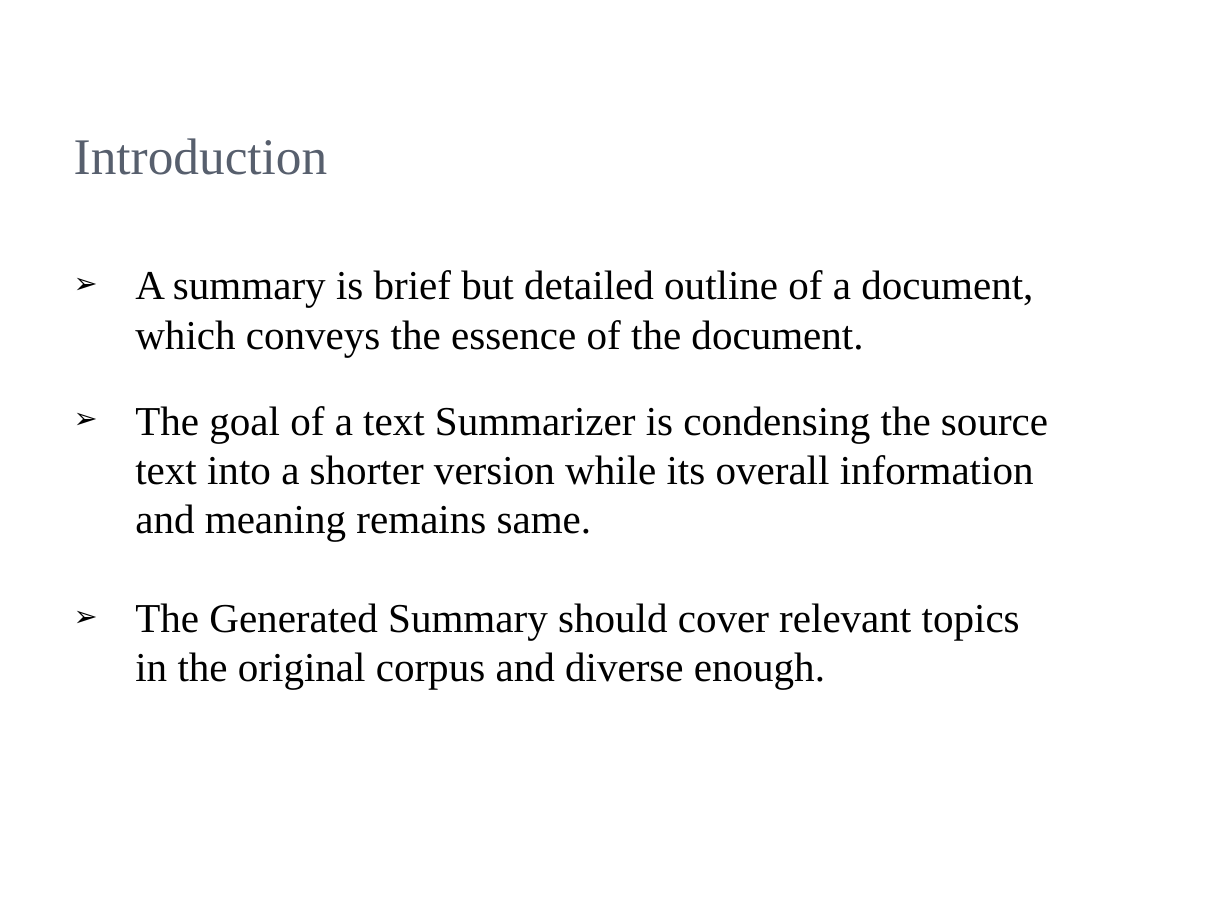
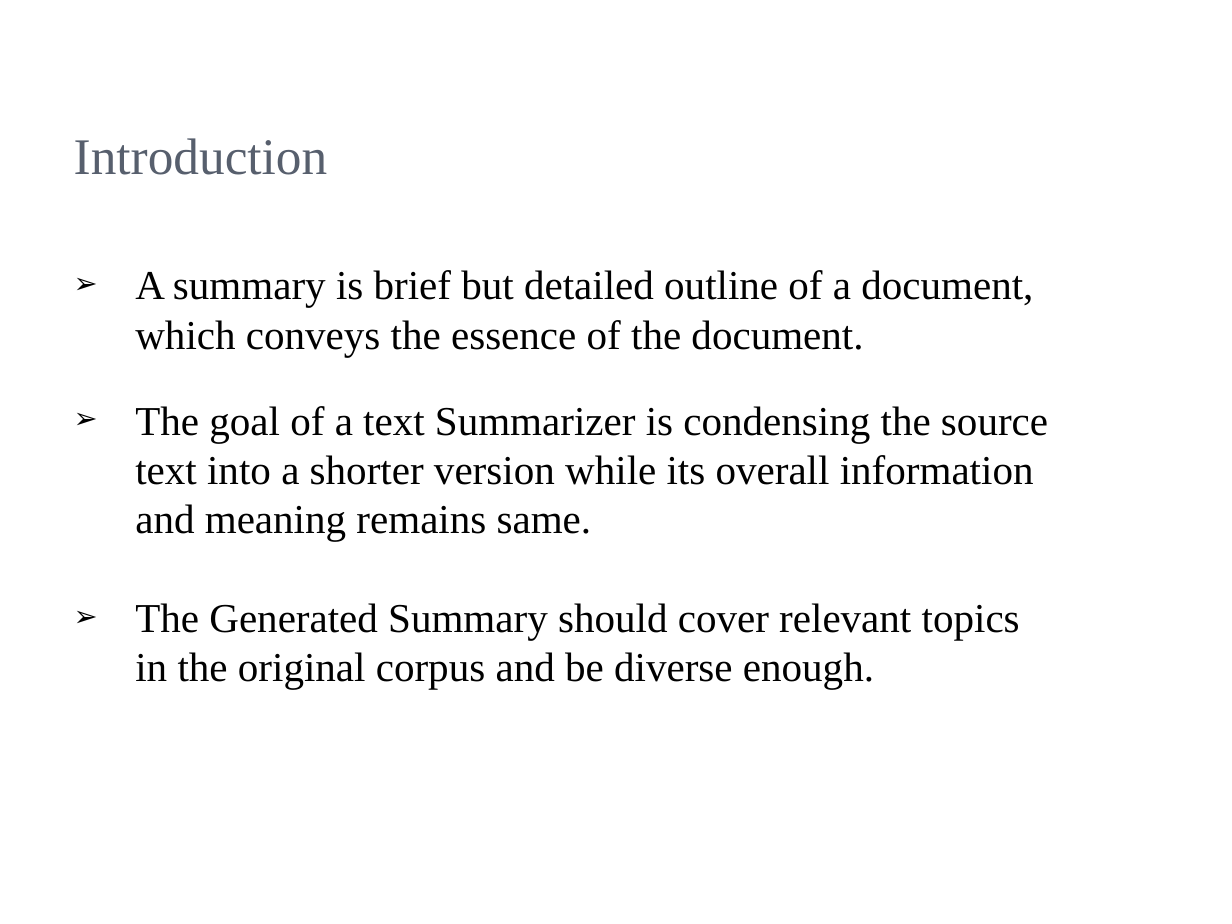
Before and after one commit to Dhruva24/IRE_Project, a slide deck: slide 2 of IRE_Final.pptx. Drawn at 1232x924 pixels with LibreOffice and Linux fonts; fonts in the diff are those of the drawing; background and template pictures are left out. Boxes give left, top, right and bottom in pixels: in the first picture for what was removed or moved away, otherwise in the second. Text is boxed around its words. In the diff, an @@ line names an element or a change of style, - is before the commit and + after.

```diff
--- a/IRE_Final.pptx
+++ b/IRE_Final.pptx
@@ text at [135,603,1020,689]: text changed @@
-➢ The Generated Summary should cover relevant topics in the original corpus and diverse enough.
+➢ The Generated Summary should cover relevant topics in the original corpus and be diverse enough.
```
Also in this commit, not shown: 4 other slides changed, 1 other file.
